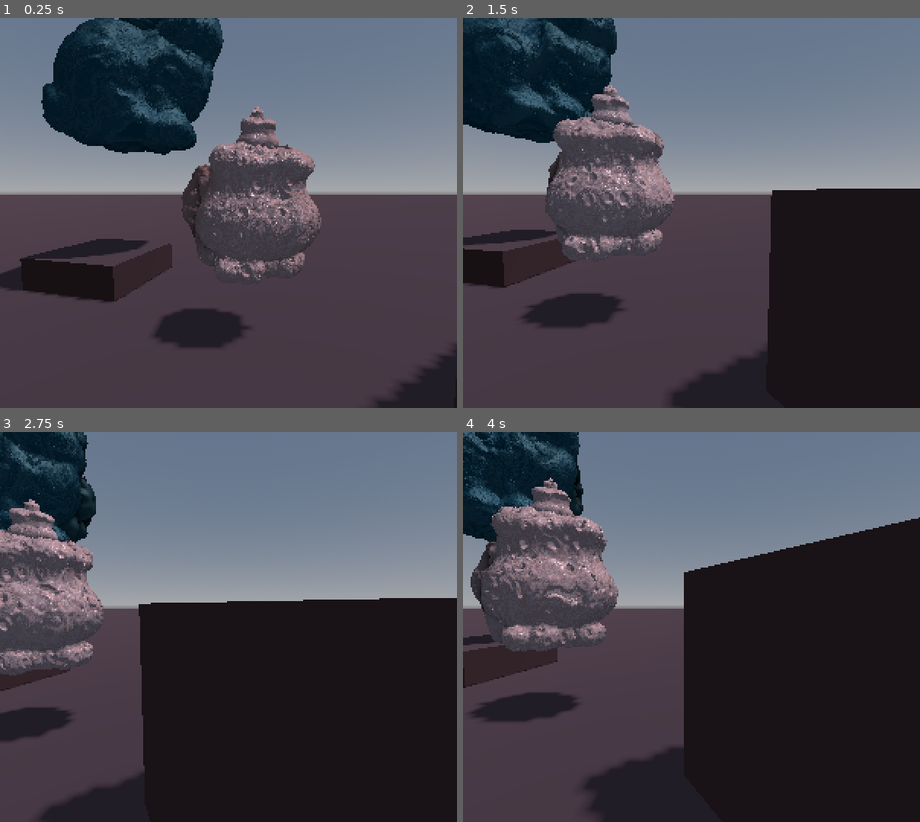
Above: before the commit, frames 1-4 (two rows, left to right).
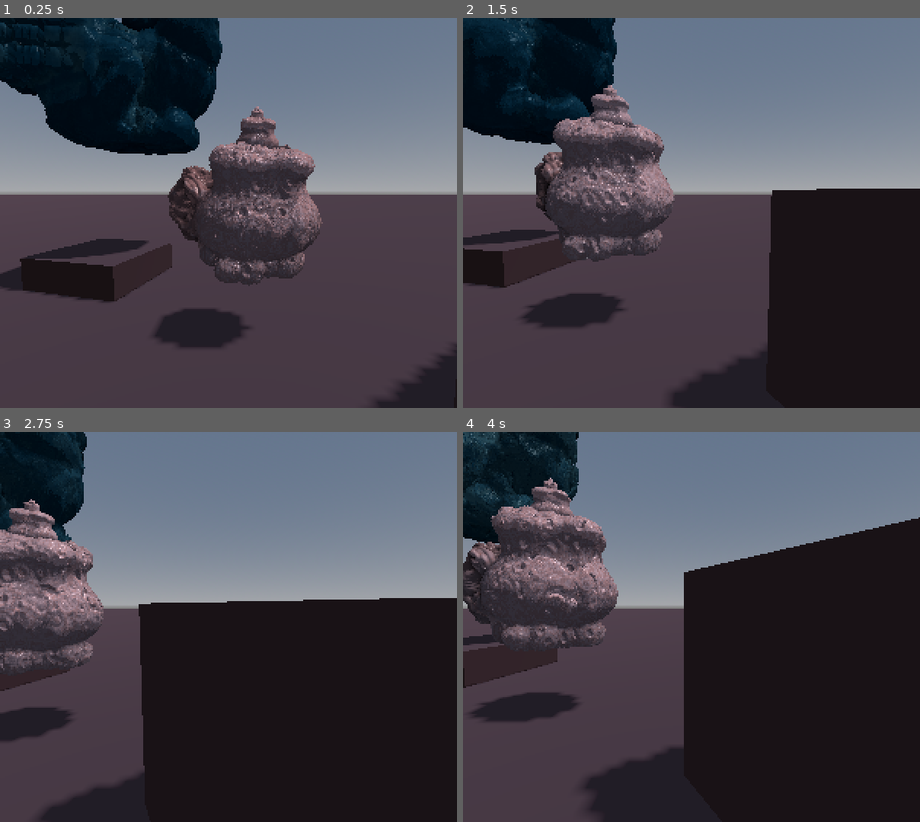
Above: after the commit, the same moments.

Repository: kiwijuice56/gd-fractals
Game: Godot game, scene res://demo/main.tscn
Same seed, same stepped clock (60 frames per second), same inputs: the game is played once before the commit and once after it.
Inputs (mouse positions are in pixels of both pictures, inside the frame that each line leads up to):
- Up to frame 1 (0.25 s): no input
- Up to frame 2 (1.5 s): tap Enter at 0.5 s; move the mouse to (792, 193) at 0.52 s; hold D 0.53-1.25 s; tap Q at 0.6 s; click (792, 193) at 0.67 s; drag from (600, 232) to (668, 291) at 1.27 s
- Up to frame 3 (2.75 s): move the mouse to (274, 541) at 2.02 s; hold D from 2.03 s (still down); tap Shift at 2.1 s
- Up to frame 4 (4 s): release D at 2.75 s; drag from (668, 705) to (554, 568) at 2.77 s; move the mouse to (828, 685) at 3.52 s; hold A from 3.53 s (still down); tap Q at 3.6 s

The runs differ from the first frame. In frame 1, 8.1% of the frame differs, in the area x 0-71%, y 0-69%; in frame 2, 4.8%; in frame 3, 3.1%; in frame 4, 4.4%.

Commit message:
More fractal options

Diff:
--- a/demo/bird/bird.tscn
+++ b/demo/bird/bird.tscn
@@ -4,7 +4,6 @@
 [ext_resource type="Script" uid="uid://d0ydowy82fskt" path="res://demo/bird/bird.gd" id="3_jkuj8"]
 
 [sub_resource type="PlaneMesh" id="PlaneMesh_n23bp"]
-size = Vector2(4, 4)
 orientation = 2
 
 [sub_resource type="SphereMesh" id="SphereMesh_pefpt"]
--- a/demo/bird/bird_material.tres
+++ b/demo/bird/bird_material.tres
@@ -37,18 +37,24 @@
 shader_parameter/normal_sample_length = 0.015
 shader_parameter/march_proportion = 0.2
 shader_parameter/runaway_threshold = 5.0
-shader_parameter/bounding_radius = 0.8
+shader_parameter/bounding_radius = 1.1
 shader_parameter/fractal_iterations = 8
 shader_parameter/fractal_color_1 = Color(0.9280552, 0.7603155, 0.81178653, 1)
 shader_parameter/fractal_color_2 = Color(0.84, 0.5964, 0.60045993, 1)
 shader_parameter/animation_speed = 0.8
 shader_parameter/animation_intensity = 0.3
+shader_parameter/secondary_fractal_offset = Vector3(-0.49, 0, 0)
+shader_parameter/secondary_fractal_scale = Vector3(0.333, 0.25, 0.333)
+shader_parameter/secondary_fractal_blend_smoothness = 0.1
+shader_parameter/secondary_fractal_option = 0
 shader_parameter/mandelbulb_power = 4.2
 shader_parameter/mandelbulb_runaway_threshold = 2.0
 shader_parameter/color_center_point = Vector3(0, 8.805, -0.5)
 shader_parameter/color_balance = 0.1600000076
+shader_parameter/mandelbox_scale = 3.0
 shader_parameter/julia_center = Vector4(0, -0.3, 0.3, -0.6)
 shader_parameter/julia_runaway_threshold = 2.0
+shader_parameter/sierpinski_scale = 1.1
 shader_parameter/color_frequency = 4.0
 shader_parameter/alpha = 4.945
 shader_parameter/beta = -0.04
@@ -64,9 +70,9 @@
 shader_parameter/reflectivity = 0.25
 shader_parameter/specular_color = Color(0.34, 0.34, 0.34, 1)
 shader_parameter/specular_ratio = 0.902000042845
-shader_parameter/real_shadows_enabled = false
+shader_parameter/real_shadows_enabled = true
 shader_parameter/fake_shadow_darkness = 0.60400002869
-shader_parameter/real_shadow_darkness = 0.65
-shader_parameter/shadow_absorption = Vector3(1.295, 1.1, 1)
+shader_parameter/real_shadow_darkness = 0.2390000113525
+shader_parameter/shadow_absorption = Vector3(1.2, 1.1, 1)
 shader_parameter/shadow_softness = 1.0
 shader_parameter/clear_color = Color(0, 0, 0, 0)
--- a/demo/bunny/bunny_material.tres
+++ b/demo/bunny/bunny_material.tres
@@ -8,9 +8,10 @@
 colors = PackedColorArray(5.583167e-06, 0.75527513, 0, 1, 0.5187836, 0.57336307, 0.3197342, 1, 0.9425936, 0.3554801, 0.68030995, 1, 0.3254902, 1, 1, 1)
 
 [sub_resource type="FastNoiseLite" id="FastNoiseLite_n23bp"]
-noise_type = 3
+noise_type = 4
 seed = 15
 frequency = 0.0136
+fractal_type = 2
 fractal_octaves = 2
 fractal_lacunarity = 2.385
 domain_warp_enabled = true
@@ -40,28 +41,34 @@
 shader_parameter/fractal_color_2 = Color(0.1716, 0.49719995, 0.66, 1)
 shader_parameter/animation_speed = 1.0
 shader_parameter/animation_intensity = 0.3
+shader_parameter/secondary_fractal_offset = Vector3(0.185, 0.04, 0.305)
+shader_parameter/secondary_fractal_scale = Vector3(0.09, 0.09, 0.09)
+shader_parameter/secondary_fractal_blend_smoothness = 0.1
+shader_parameter/secondary_fractal_option = 1
 shader_parameter/mandelbulb_power = 8.0
 shader_parameter/mandelbulb_runaway_threshold = 2.0
 shader_parameter/color_center_point = Vector3(-0.005, -0.095, 0.765)
 shader_parameter/color_balance = 0.5
+shader_parameter/mandelbox_scale = 1.505
 shader_parameter/julia_center = Vector4(0, -0.3, 0.3, -0.6)
 shader_parameter/julia_runaway_threshold = 2.0
-shader_parameter/color_frequency = 2.915
+shader_parameter/sierpinski_scale = 1.1
+shader_parameter/color_frequency = 1.565
 shader_parameter/alpha = 5.43
 shader_parameter/beta = -0.04
 shader_parameter/noise = SubResource("NoiseTexture3D_hnudu")
-shader_parameter/noise_frequency = 2.395
+shader_parameter/noise_frequency = 2.86
 shader_parameter/portal_center_1 = Vector3(0.75, 0.85, 0.135)
 shader_parameter/portal_offset_1 = Vector3(0.735, 1.055, 0.2)
 shader_parameter/portal_radius_1 = 0.19
 shader_parameter/portal_scale_1 = 4.52
 shader_parameter/sdf_texture = ExtResource("2_f2x0d")
 shader_parameter/light_direction = Vector3(0, -1, 0.5)
-shader_parameter/smoothness = 1.88
+shader_parameter/smoothness = 7.025
 shader_parameter/reflectivity = 0.25
 shader_parameter/specular_color = Color(0.56, 0.56, 0.56, 1)
 shader_parameter/specular_ratio = 0.35600001691
-shader_parameter/real_shadows_enabled = false
+shader_parameter/real_shadows_enabled = true
 shader_parameter/fake_shadow_darkness = 0.746000035435
 shader_parameter/real_shadow_darkness = 0.342000016245
 shader_parameter/shadow_absorption = Vector3(1.295, 1.1, 1)
--- a/rendering/raymarcher.gdshader
+++ b/rendering/raymarcher.gdshader
@@ -23,6 +23,10 @@
 uniform vec4 fractal_color_2: source_color = vec4(0.0, 0.3, 0.2, 1.0);
 uniform float animation_speed = 1.0;
 uniform float animation_intensity = 0.3; // Strength of the animations
+uniform vec3 secondary_fractal_offset = vec3(-1.2, 0.0, 0.0);
+uniform vec3 secondary_fractal_scale = vec3(0.333, 0.25, 0.333);
+uniform float secondary_fractal_blend_smoothness = 0.1;
+uniform int secondary_fractal_option: hint_enum("Mandelbulb", "Mandelbox", "Julia", "Sierpinski", "Mengersponge") = 0;
 
 group_uniforms mandelbulb;
 uniform float mandelbulb_power = 8.0;
@@ -30,9 +34,15 @@
 uniform vec3 color_center_point = vec3(0.0, 0.5, -0.5); // Color parameters for fractal algorithms
 uniform float color_balance: hint_range(0.0, 1.0) = 0.5; // Sliding scale for the two fractal colors (mandelbulb only)
 
+group_uniforms mandebox;
+uniform float mandelbox_scale = 3.0;
+
 group_uniforms julia;
 uniform vec4 julia_center = vec4(0.0, -0.3, 0.3, -0.6);
 uniform float julia_runaway_threshold = 2.0;
+
+group_uniforms sierpinski;
+uniform float sierpinski_scale = 1.1;
 
 group_uniforms shape_modulus;
 uniform float color_frequency = 4.0;
@@ -68,15 +78,15 @@
 uniform vec4 clear_color: source_color;
 
 void vertex() {
-	// Make the rendering plane a billboard
-	MODELVIEW_MATRIX = VIEW_MATRIX * mat4(
-			MAIN_CAM_INV_VIEW_MATRIX[0],
-			MAIN_CAM_INV_VIEW_MATRIX[1],
-			MAIN_CAM_INV_VIEW_MATRIX[2],
-			MODEL_MATRIX[3]);
+    // Billboard
+		MODELVIEW_MATRIX = VIEW_MATRIX * mat4(
+		MAIN_CAM_INV_VIEW_MATRIX[0],
+		MAIN_CAM_INV_VIEW_MATRIX[1],
+		MAIN_CAM_INV_VIEW_MATRIX[2],
+		MODEL_MATRIX[3]);
 	MODELVIEW_NORMAL_MATRIX = mat3(MODELVIEW_MATRIX);
-}
-
+	VERTEX.xy *= 32.0; // Multiplier to cover entire screen
+}
 
 // Combines distances of two shapes (OR)
 // https://iquilezles.org/articles/distfunctions/
@@ -103,6 +113,63 @@
 	}
 
 	return -b - sqrt(h);
+}
+
+void sphere_fold(inout vec3 p, inout float dz) {
+	float r2 = max(0.25, p.x * p.x + p.y * p.y + p.z * p.z);
+	if (r2 < 0.5) {
+		p *= 0.5 / r2;
+		dz *= 0.5 / r2;
+	}
+}
+
+void box_fold(inout vec3 p) {
+	p = clamp(p, -0.5, 0.5) * 2.0 - p;
+}
+
+// http://blog.hvidtfeldts.net/index.php/2011/11/distance-estimated-3d-fractals-vi-the-mandelbox/
+float mandelbox_DE(vec3 p, inout vec3 collision_info) {
+	float dz = 1.0;
+	vec3 original = p;
+	float scale = sin(TIME * animation_speed) * animation_intensity * mandelbox_scale + mandelbox_scale * 2.0;
+	for (int i = 0; i < 10; i++) {
+		box_fold(p);
+		sphere_fold(p, dz);
+		p = p * scale + original;
+		dz = dz * scale + 1.0;
+	}
+	return length(p) / dz;
+}
+
+// http://blog.hvidtfeldts.net/index.php/2011/08/distance-estimated-3d-fractals-iii-folding-space/
+float tetrahedron_DE(vec3 p, inout vec3 collision_info) {
+	vec3 offset = vec3(1.0);
+	float scale = sierpinski_scale + sin(TIME * animation_speed) * animation_intensity * 0.1;
+	for (int i = 0; i < fractal_iterations; i++) {
+		if(p.x + p.y < 0.0) p.xy = -p.yx; // fold 1
+		if(p.x + p.z < 0.0) p.xz = -p.zx; // fold 2
+		if(p.y + p.z < 0.0) p.zy = -p.yz; // fold 3
+		p = p * scale - offset * (scale - 1.0);
+	}
+	return length(p) * pow(scale, -16.0);
+}
+
+// http://www.fractalforums.com/ifs-iterated-function-systems/revenge-of-the-half-eaten-menger-sponge/15/
+float mengersponge_DE(vec3 p, inout vec3 collision_info) { // by recursively digging a box
+	// Center the fractal
+	p = p * 0.5 + 0.5;
+	vec3 q = abs(p - 0.5) - 0.5;
+	float d1 = max(q.x, max(q.y, q.z)); // distance to the box
+	float d = d1; // current computed distance
+	float scale = 1.0 ;
+	for (int i = 0; i < fractal_iterations; i++) {
+		vec3 pa = mod(p * 3.0 * scale, 3.0);
+		scale *= 3.0;
+		q = vec3(0.5) - abs(pa - 1.5);
+		d1 = min(max(q.x, q.z), min(max(q.x, q.y), max(q.y, q.z))) / scale; //distance inside the 3 axis-aligned square tubes
+		d = max(d, d1); //intersection
+	}
+	return d;
 }
 
 // Distance estimate for a mandelbulb fractal
@@ -131,9 +198,9 @@
 	return 0.5 * log(r) * r / dr;
 }
 
-// Distance estimate for a 3D julia fractal
 float julia_DE(vec3 p, inout vec3 collision_info) {
-	vec4 x = vec4(p.x, p.z, 0.0, p.y); // This ordering is arbitrary
+	vec4 x = vec4(p.x, p.z, p.y, p.x + p.z); // This ordering is arbitrary
+	vec4 center = julia_center + vec4(sin(TIME * animation_speed)) * animation_intensity;
 	float r = 0.0;
 	float dr = 1.0;
 
@@ -145,7 +212,7 @@
 		dr = 2.0 * r * dr + 1.0;
 
 		// Quaternion multiplication
-		x = julia_center + vec4(
+		x = center + vec4(
 			pow(x.w, 2) - pow(x.x, 2) - pow(x.y, 2) - pow(x.z, 2),
 			2.0 * x.w * x.x,
 			2.0 * x.w * x.y,
@@ -199,9 +266,17 @@
 
 	// Collision info is updated here, and distance is calculated
 	float mesh_dist = mesh_fractal_DE(p, collision_info);
-	float mandel_dist = mandelbulb_DE(vec3(3.0, 4.0, 4.0) * p - vec3(-1.2, 0.0, 0.0), garbage_);
-
-	return smooth_union(mesh_dist, mandel_dist, 0.15);
+	float secondary_fractal_dist = MAX_DISTANCE;
+
+	switch (secondary_fractal_option) {
+		case 0: secondary_fractal_dist = mandelbulb_DE((p - secondary_fractal_offset) / secondary_fractal_scale, garbage_); break;
+		case 1: secondary_fractal_dist = mandelbox_DE((p - secondary_fractal_offset) / secondary_fractal_scale, garbage_); break;
+		case 2: secondary_fractal_dist = julia_DE((p - secondary_fractal_offset) / secondary_fractal_scale, garbage_); break;
+		case 3: secondary_fractal_dist = tetrahedron_DE((p - secondary_fractal_offset) / secondary_fractal_scale, garbage_); break;
+		case 4: secondary_fractal_dist = mengersponge_DE((p - secondary_fractal_offset) / secondary_fractal_scale, garbage_); break;
+	}
+
+	return smooth_union(mesh_dist, secondary_fractal_dist, secondary_fractal_blend_smoothness);
 }
 
 // Advances a ray along the world distance estimate
Not shown, changed: README.md
